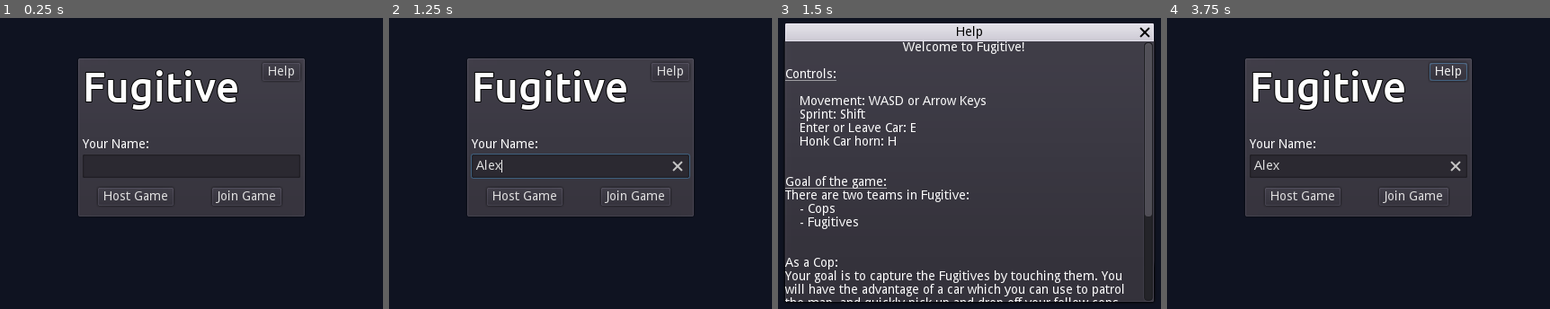
Above: before the commit, frames 1-4 (left to right).
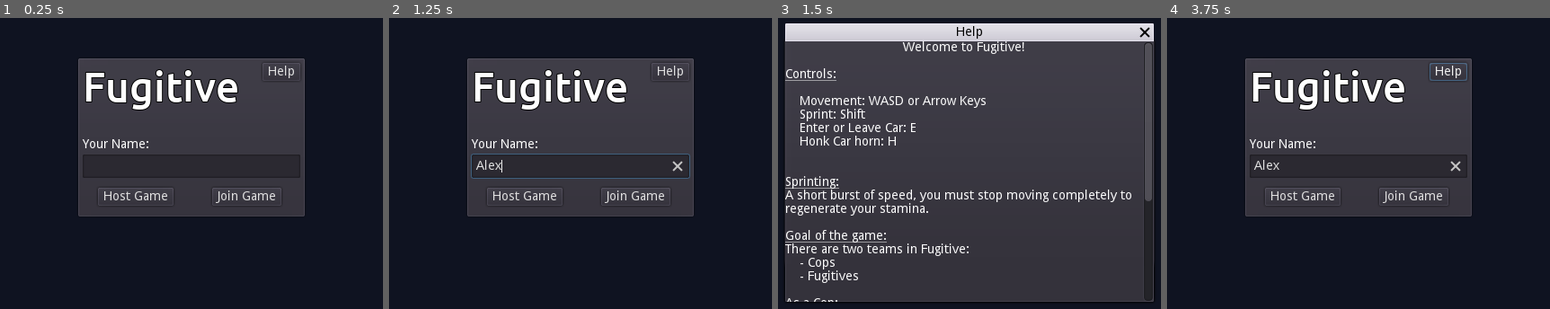
Above: after the commit, the same moments.

Repository: FugitiveTheGame/Fugitive
Game: Godot game, scene res://screens/mainmenu/MainMenu.tscn
The game is run twice, just before and just after one commit, with the same random seed, the same clock (stepped at 60 frames per second) and the same inputs.
Inputs (mouse positions are in pixels of both pictures, inside the frame that each line leads up to):
- Up to frame 1 (0.25 s): no input
- Up to frame 2 (1.25 s): click (580, 166) at 0.52 s; type "Alex" at 0.6 s
- Up to frame 3 (1.5 s): click "Help" at 1.25 s
- Up to frame 4 (3.75 s): click "Host Game" at 2 s; click "Join Game" at 2.75 s; tap Enter at 3.5 s; hold Right (ui_right) from 3.53 s (still down); hold H (car_horn) from 3.53 s (still down)

Frames 1-2 are identical in both runs. In frame 3, 6.7% of the frame differs, in the area x 1-98%, y 54-98%; in frame 4, nothing differs.

Commit message:
Minor help update

Diff:
--- a/help/Help.tscn
+++ b/help/Help.tscn
@@ -1,7 +1,6 @@
 [gd_scene format=2]
 
 [node name="HelpDialog" type="WindowDialog"]
-visible = true
 margin_right = 410.0
 margin_bottom = 290.0
 size_flags_horizontal = 3
@@ -25,16 +24,18 @@
 [b]Honk Car horn:[/b] H
 [/indent]
 
+[u]Sprinting:[/u]
+A short burst of speed, you must stop moving completely to regenerate your stamina.
+
 [b][u]Goal of the game:[/u][/b]
 There are two teams in Fugitive:
 [indent]- Cops[/indent]
 [indent]- Fugitives[/indent]
 
-
-[b]As a Cop:[/b]
+[u][b]As a Cop:[/b][/u]
 Your goal is to capture the Fugitives by touching them. You will have the advantage of a car which you can use to patro …(181 unchanged characters)…
 
-[b]As a Fugitive:[/b]
+[u][b]As a Fugitive:[/b][/u]
 Your goal is to get to the safe zone at the end of the map without being seen. If a Cop catches up to you and tags you, you'll be frozen in place. Another Fugitive can come and touch you to unfreeze you. If you make it to the safe zone, just sit tight, no one can freeze you in the safe zone!"
 text = "Welcome to Fugitive!
 
@@ -46,11 +47,13 @@
 Honk Car horn: H
 
 
+Sprinting:
+A short burst of speed, you must stop moving completely to regenerate your stamina.
+
 Goal of the game:
 There are two teams in Fugitive:
 	- Cops
 	- Fugitives
-
 
 As a Cop:
 Your goal is to capture the Fugitives by touching them. You will have the advantage of a car which you can use to patro …(181 unchanged characters)…
